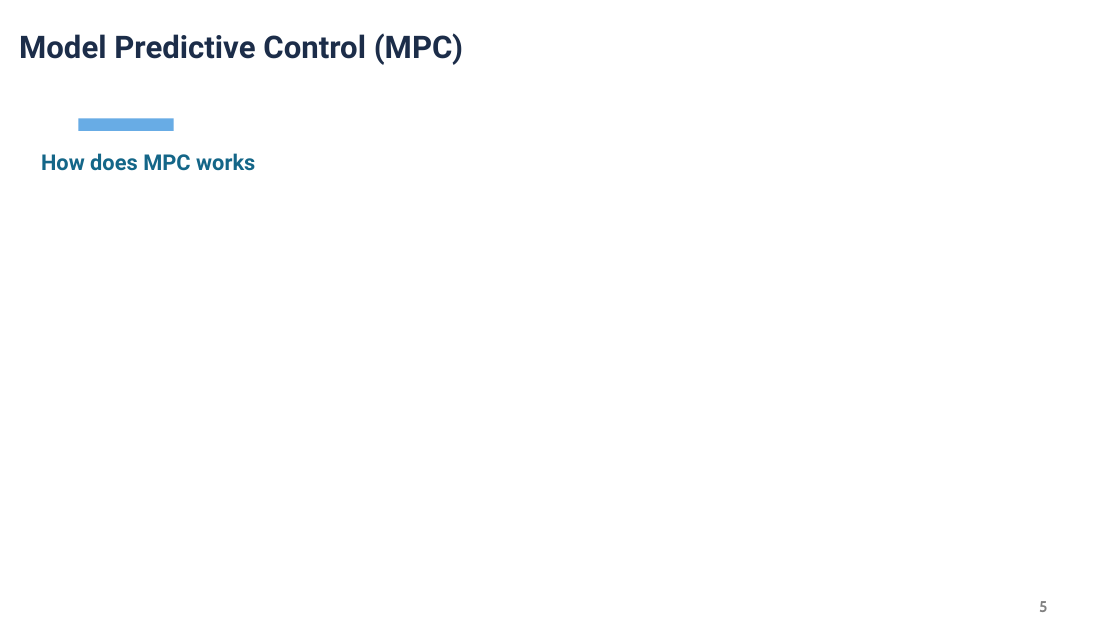
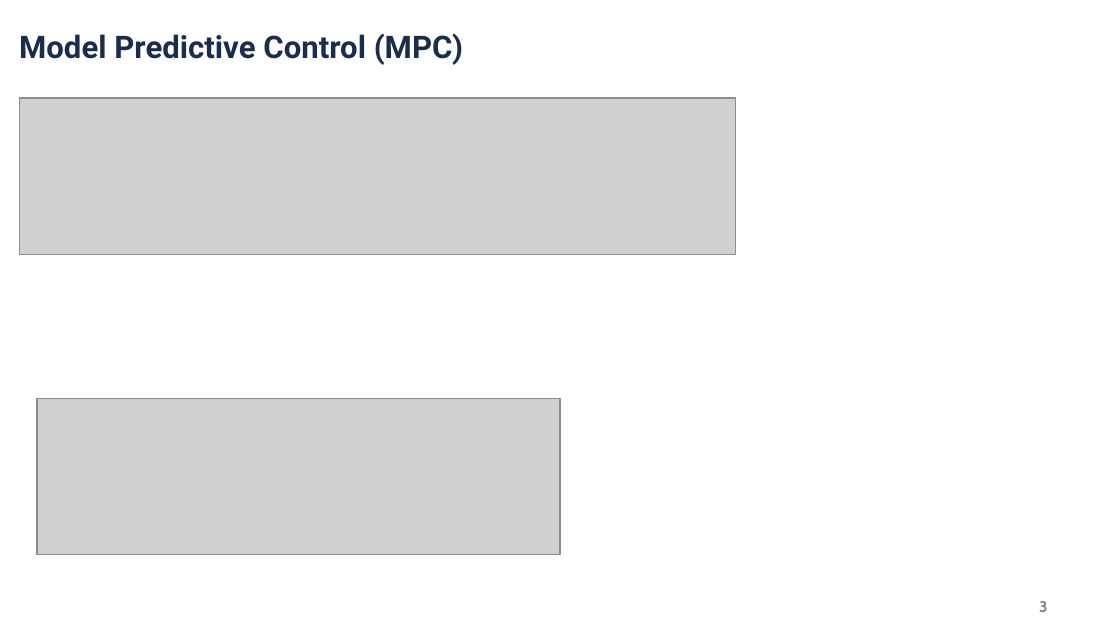
Before and after one commit to Meilili031010/locomotion-dynamics, a slide deck: slide 3 of presentation/final_presentation.pptx (slide 5 before the commit). Drawn at 1120x630 pixels with LibreOffice and Linux fonts; fonts in the diff are those of the drawing; grey boxes stand for pictures; background and template pictures are left out. Boxes give left, top, right and bottom in pixels: in the first picture for what was removed or moved away, otherwise in the second. Text is boxed around its words. In the diff, an @@ line names an element or a change of style, - is before the commit and + after.

```diff
--- a/presentation/final_presentation.pptx
+++ b/presentation/final_presentation.pptx
@@ picture added at (20, 99, 736, 255) @@
@@ rectangle removed at (78, 119, 174, 131) @@
@@ text removed at (41, 153, 255, 171) @@
-How does MPC works
@@ picture added at (37, 399, 560, 556) @@
@@ page number at (1039, 601, 1047, 612): text changed @@
-5
+3
```
Also in this commit, not shown: 6 other slides changed, 3 slides added, 4 slides removed, 1 other file.
